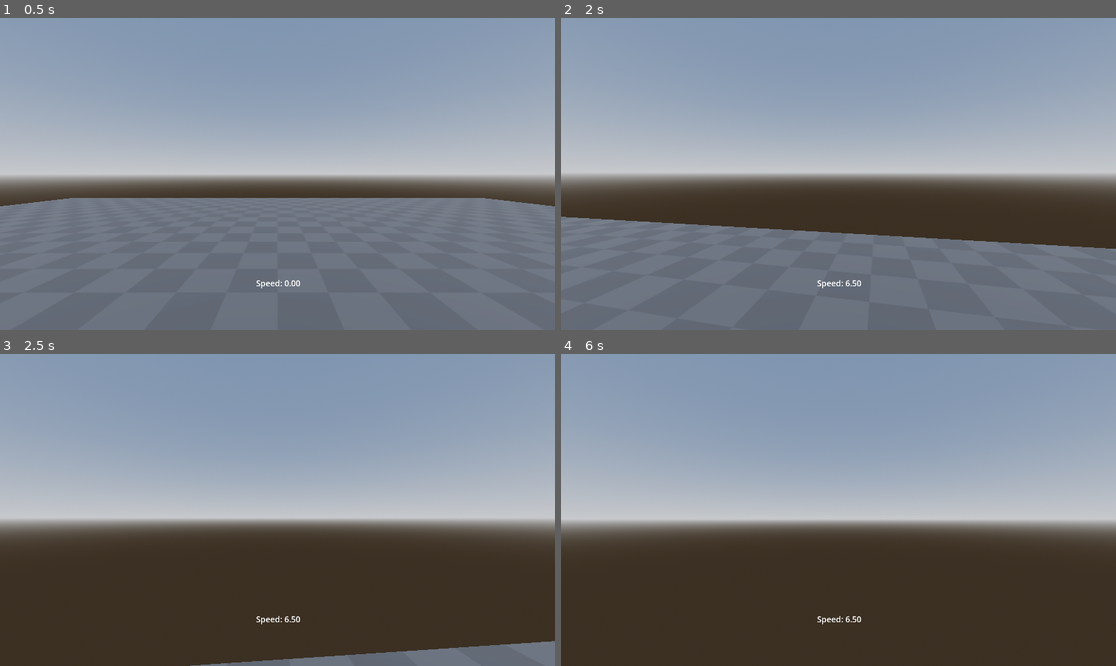
Above: before the commit, frames 1-4 (two rows, left to right).
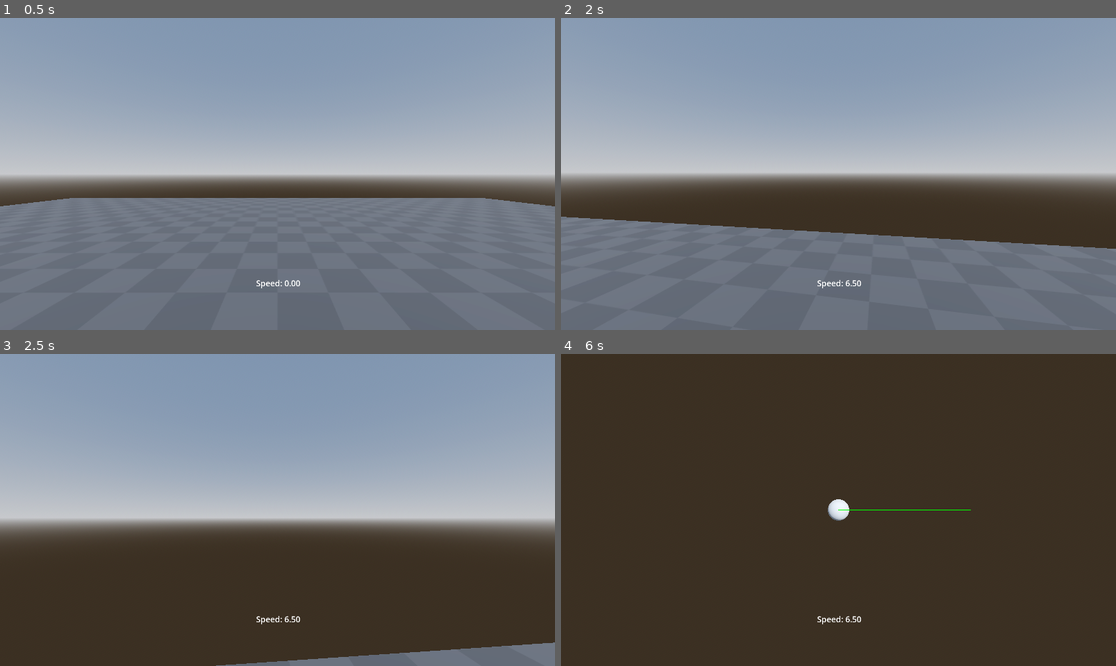
Above: after the commit, the same moments.

Repository: darichey/gibfest
Game: Godot game, scene res://Level.tscn
The game is run twice, just before and just after one commit, with the same random seed, the same clock (stepped at 60 frames per second) and the same inputs.
Inputs (mouse positions are in pixels of both pictures, inside the frame that each line leads up to):
- Up to frame 1 (0.5 s): no input
- Up to frame 2 (2 s): move the mouse to (866, 174) at 0.52 s; hold W (move_forward) from 0.53 s (still down); tap Space (move_jump) at 0.77, 1.52 s; move the mouse to (810, 174) at 1.27 s
- Up to frame 3 (2.5 s): keep holding W (move_forward); move the mouse to (288, 503) at 2.02 s
- Up to frame 4 (6 s): move the mouse to (832, 516) at 2.77 s; tap Space (move_jump) at 3.02, 3.77, 4.52, 5 s; tap Enter at 3.5, 5.75 s; move the mouse to (877, 513) at 3.52 s; tap P (activate_debug, bound only after the commit) at 4.15 s; move the mouse to (794, 506) at 4.27 s; move the mouse to (844, 510) at 5.02 s; move the mouse to (816, 503) at 5.77 s; release W (move_forward) at 5.78 s; hold D (move_right) from 5.78 s (still down)

Frame 1 is identical in both runs. In frame 2, less than 0.1% of the frame differs, in the area x 0-99%, y 63-74%; in frame 3, 0.3%; in frame 4, 58%, in the area x 0-100%, y 0-61%.

Commit message:
Add debug mode with velocity visualization

Diff:
--- a/game/Level.tscn
+++ b/game/Level.tscn
@@ -1,8 +1,10 @@
-[gd_scene load_steps=13 format=3 uid="uid://ds4bqcgwfr0kj"]
+[gd_scene load_steps=15 format=3 uid="uid://ds4bqcgwfr0kj"]
 
 [ext_resource type="PackedScene" uid="uid://341t63onpo4w" path="res://Player.tscn" id="1_glaeu"]
+[ext_resource type="Script" path="res://SpeedLabel.gd" id="2_6xfkj"]
 [ext_resource type="Texture2D" uid="uid://dq60nk0vg0v2q" path="res://addons/kenney_prototype_textures/dark/texture_08.png" id="2_gmtcp"]
 [ext_resource type="Texture2D" uid="uid://cs5cl44e37wtt" path="res://addons/kenney_prototype_textures/orange/texture_09.png" id="2_m6syr"]
+[ext_resource type="Script" path="res://VelocityVisual.gd" id="3_64w8f"]
 
 [sub_resource type="ProceduralSkyMaterial" id="ProceduralSkyMaterial_dpif3"]
 sky_horizon_color = Color(0.64625, 0.65575, 0.67075, 1)
@@ -48,12 +50,9 @@
 [node name="Player" parent="." instance=ExtResource("1_glaeu")]
 transform = Transform3D(1, 0, 0, 0, 1, 0, 0, 0, 1, 0, 2, 0)
 
-[node name="Head" type="Node3D" parent="Player"]
+[node name="DebugOverlay" type="CanvasLayer" parent="Player"]
 
-[node name="Camera3D" type="Camera3D" parent="Player/Head"]
-transform = Transform3D(1, 0, 0, 0, 1, 0, 0, 0, 1, 0, 0.75, 0)
-
-[node name="SpeedLabel" type="Label" parent="Player"]
+[node name="SpeedLabel" type="Label" parent="Player/DebugOverlay"]
 offset_left = 7.0
 offset_top = 891.0
 offset_right = 1919.0
@@ -61,6 +60,19 @@
 theme_type_variation = &"HeaderLarge"
 horizontal_alignment = 1
 vertical_alignment = 1
+script = ExtResource("2_6xfkj")
+
+[node name="VelocityVisual" type="Control" parent="Player/DebugOverlay"]
+layout_mode = 3
+anchors_preset = 0
+offset_right = 40.0
+offset_bottom = 40.0
+script = ExtResource("3_64w8f")
+
+[node name="Head" type="Node3D" parent="Player"]
+transform = Transform3D(1, 0, 0, 0, 1, 0, 0, 0, 1, 0, 0.75, 0)
+
+[node name="Camera3D" type="Camera3D" parent="Player/Head"]
 
 [node name="Cube" type="MeshInstance3D" parent="."]
 transform = Transform3D(3, 0, 0, 0, 3, 0, 0, 0, 3, 10, 1.5, 0)
--- a/game/Player.gd
+++ b/game/Player.gd
@@ -6,6 +6,8 @@
 const MOUSE_SENSITIVITY := 0.002
 
 var gravity = ProjectSettings.get_setting("physics/3d/default_gravity")
+
+var debug := false
 
 func get_next_gravity_velocity(delta: float) -> Vector3:
 	if not is_on_floor():
@@ -50,15 +52,28 @@
 func _unhandled_input(event: InputEvent) -> void:
 	if event is InputEventMouseMotion and Input.get_mouse_mode() == Input.MOUSE_MODE_CAPTURED:
 		rotate_y(-event.relative.x * MOUSE_SENSITIVITY)
-		$Head.rotate_x(-event.relative.y * MOUSE_SENSITIVITY)
-		$Head.rotation.x = clampf($Head.rotation.x, -deg_to_rad(70), deg_to_rad(70))
-
-func update_speed_text() -> void:
-	var xz_plane := Plane(Vector3(0, 1, 0))
-	var xz_velocity := xz_plane.project(velocity)
-	$SpeedLabel.text = "Speed: %.2f" % (xz_velocity.length())
+		if not debug:
+			$Head.rotate_x(-event.relative.y * MOUSE_SENSITIVITY)
+			$Head.rotation.x = clampf($Head.rotation.x, -deg_to_rad(70), deg_to_rad(70))
 
 func _physics_process(delta: float) -> void:
 	velocity = get_next_velocity(delta)
 	move_and_slide()
-	update_speed_text()
+
+func toggle_debug() -> void:
+	if debug:
+		$Head.position.y = 0.75
+		$Head.rotation.x = 0
+		debug = false
+	else:
+		$Head.position.y = 10
+		$Head.rotation.x = deg_to_rad(-90)
+		debug = true
+
+func get_xz_velocity() -> Vector3:
+	var xz_plane := Plane(Vector3(0, 1, 0))
+	return xz_plane.project(velocity)
+
+func _process(delta: float) -> void:
+	if Input.is_action_just_pressed("activate_debug"):
+		toggle_debug()
--- /dev/null
+++ b/game/SpeedLabel.gd
@@ -0,0 +1,7 @@
+extends Label
+
+@onready var player = $"../.."
+
+func _process(delta: float) -> void:
+	var xz_velocity = player.get_xz_velocity()
+	text = "Speed: %.2f" % (xz_velocity.length())
--- /dev/null
+++ b/game/VelocityVisual.gd
@@ -0,0 +1,14 @@
+extends Control
+
+@onready var player = $"../.."
+@onready var camera = $"../../Head/Camera3D"
+
+func _draw() -> void:
+	if player.debug:
+		var color = Color(0, 1, 0)
+		var start = camera.unproject_position(player.global_transform.origin)
+		var end = camera.unproject_position(player.global_transform.origin + player.get_xz_velocity())
+		draw_line(start, end, color, 4)
+
+func _process(delta: float) -> void:
+	queue_redraw()
--- a/game/project.godot
+++ b/game/project.godot
@@ -51,6 +51,11 @@
 "events": [Object(InputEventKey,"resource_local_to_scene":false,"resource_name":"","device":-1,"window_id":0,"alt_pressed":false,"shift_pressed":false,"ctrl_pressed":false,"meta_pressed":false,"pressed":false,"keycode":0,"physical_keycode":32,"key_label":0,"unicode":32,"echo":false,"script":null)
 ]
 }
+activate_debug={
+"deadzone": 0.5,
+"events": [Object(InputEventKey,"resource_local_to_scene":false,"resource_name":"","device":-1,"window_id":0,"alt_pressed":false,"shift_pressed":false,"ctrl_pressed":false,"meta_pressed":false,"pressed":false,"keycode":0,"physical_keycode":80,"key_label":0,"unicode":112,"echo":false,"script":null)
+]
+}
 
 [rendering]
 
